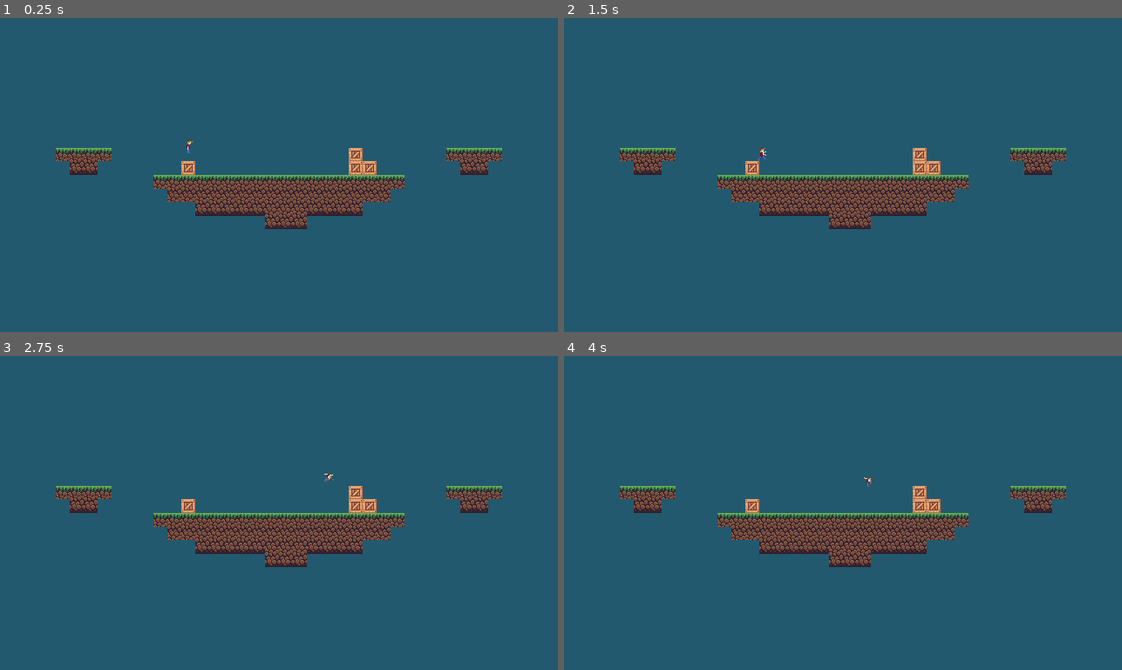
Above: before the commit, frames 1-4 (two rows, left to right).
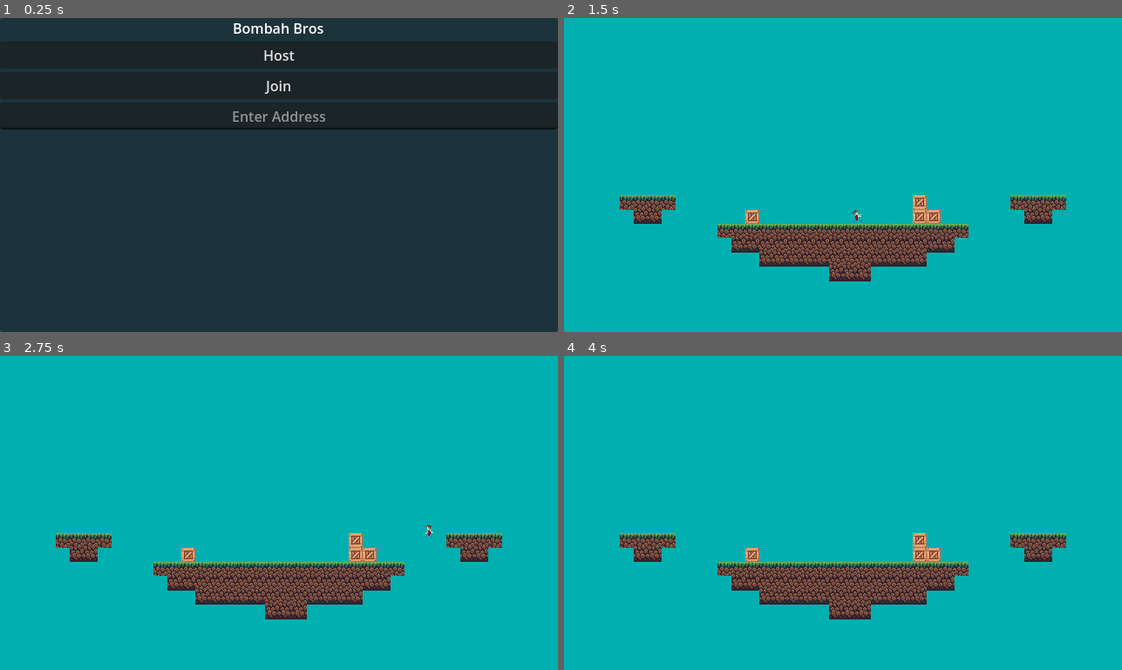
Above: after the commit, the same moments.

Repository: jaydensipe/Bombah-Bros
Game: Godot game, scene res://Global/Game.tscn
Two runs of this game, one before a commit and one after it. Both use one fixed random seed, a clock stepped at 60 frames per second and the inputs below.
Inputs (mouse positions are in pixels of both pictures, inside the frame that each line leads up to):
- Up to frame 1 (0.25 s): no input
- Up to frame 2 (1.5 s): click (843, 55) at 0.5 s, where only the run after the commit has a clickable "Host"; tap Enter at 1.25 s; move the mouse to (965, 159) at 1.27 s; press the mouse at (965, 159) at 1.28 s; hold D (Right) from 1.28 s (still down)
- Up to frame 3 (2.75 s): keep holding D (Right); tap Space (Jump) at 1.52, 1.55, 1.82, 2.1, 2.27, 2.57 s; move the mouse to (167, 528) at 2.02 s; release the mouse at (167, 528) at 2.03 s; click (167, 528) at 2.3 s
- Up to frame 4 (4 s): move the mouse to (898, 443) at 2.77 s; release D (Right) at 2.78 s; press the mouse at (898, 443) at 2.78 s; hold A (Left) 2.78-3.53 s; tap Space (Jump) at 3.05, 3.5, 3.77 s; move the mouse to (815, 575) at 3.52 s; release the mouse at (815, 575) at 3.53 s; hold D (Right) from 3.53 s (still down); click (815, 575) at 3.6 s

The runs differ from the first frame. In frame 1, 98% of the frame differs, in the area x 0-100%, y 0-100%; in frame 2, 100%; in frame 3, 100%; in frame 4, 100%.

Commit message:
Pre physics character

Diff:
--- /dev/null
+++ b/Assets/GUI/MainMenu/MainMenu.gd
@@ -0,0 +1,10 @@
+extends CanvasLayer
+
+signal host_pressed
+signal join_pressed
+
+func _on_host_button_pressed():
+	emit_signal("host_pressed")
+
+func _on_join_button_pressed():
+	emit_signal("join_pressed")
--- /dev/null
+++ b/Assets/GUI/MainMenu/MainMenu.tscn
@@ -0,0 +1,41 @@
+[gd_scene load_steps=2 format=3 uid="uid://cv71ca482gtil"]
+
+[ext_resource type="Script" path="res://Assets/GUI/MainMenu/MainMenu.gd" id="1_2ensq"]
+
+[node name="MainMenu" type="CanvasLayer"]
+script = ExtResource("1_2ensq")
+
+[node name="PanelContainer" type="PanelContainer" parent="."]
+anchors_preset = 15
+anchor_right = 1.0
+anchor_bottom = 1.0
+grow_horizontal = 2
+grow_vertical = 2
+
+[node name="MarginContainer" type="MarginContainer" parent="PanelContainer"]
+layout_mode = 2
+
+[node name="VBoxContainer" type="VBoxContainer" parent="PanelContainer/MarginContainer"]
+layout_mode = 2
+
+[node name="Label" type="Label" parent="PanelContainer/MarginContainer/VBoxContainer"]
+layout_mode = 2
+text = "Bombah Bros"
+horizontal_alignment = 1
+vertical_alignment = 1
+
+[node name="HostButton" type="Button" parent="PanelContainer/MarginContainer/VBoxContainer"]
+layout_mode = 2
+text = "Host"
+
+[node name="JoinButton" type="Button" parent="PanelContainer/MarginContainer/VBoxContainer"]
+layout_mode = 2
+text = "Join"
+
+[node name="AddressEntry" type="LineEdit" parent="PanelContainer/MarginContainer/VBoxContainer"]
+layout_mode = 2
+placeholder_text = "Enter Address"
+alignment = 1
+
+[connection signal="pressed" from="PanelContainer/MarginContainer/VBoxContainer/HostButton" to="." method="_on_host_button_pressed"]
+[connection signal="pressed" from="PanelContainer/MarginContainer/VBoxContainer/JoinButton" to="." method="_on_join_button_pressed"]
--- /dev/null
+++ b/Entities/Bomb/Bomb.tscn
@@ -0,0 +1,14 @@
+[gd_scene load_steps=3 format=3 uid="uid://b18k6wl2vwigw"]
+
+[ext_resource type="Texture2D" uid="uid://ds6n037nxh5nk" path="res://Assets/Items/Bomb/bomb.png" id="1_vae1h"]
+
+[sub_resource type="CircleShape2D" id="CircleShape2D_f5cyl"]
+radius = 6.0
+
+[node name="Bomb" type="RigidBody2D"]
+
+[node name="CollisionShape2D" type="CollisionShape2D" parent="."]
+shape = SubResource("CircleShape2D_f5cyl")
+
+[node name="Sprite2D" type="Sprite2D" parent="."]
+texture = ExtResource("1_vae1h")
--- a/Entities/Player/Player.gd
+++ b/Entities/Player/Player.gd
@@ -6,66 +6,82 @@
 @export var jump_height: int = -300
 @export_range(0.0, 1.0) var friction: float = 0.1
 @export_range(0.0 , 1.0) var acceleration: float = 0.25
+@export var state = PLAYER_STATES.ON_GROUND
+@export var vel = self.velocity
 var gravity: float = ProjectSettings.get_setting("physics/2d/default_gravity")
-var is_throwing: bool = false
-var state = PLAYER_STATES.ON_GROUND :
-	set = set_player_state
 
 enum PLAYER_STATES {IDLE, IN_AIR, ON_GROUND, THROWING}
 
 # Instances
 @onready var anim_tree = $AnimationTree
+@onready var bomb_instance = preload("res://Entities/Bomb/Bomb.tscn")
 @onready var anim_state_machine: AnimationNodeStateMachinePlayback = $AnimationTree.get("parameters/playback")
+@onready var body = $Body
 @onready var head = $Body/Head
 
+func _enter_tree():
+	set_multiplayer_authority(str(name).to_int())
+
 func _physics_process(delta) -> void:
+	if (not is_multiplayer_authority()): return
+
 	move_player(delta)
-	hold_throw(delta)
+	hold_throw()
 	head.look_at(get_global_mouse_position())
 
 func move_player(delta) -> void:
 	if !is_on_floor():
-		state = PLAYER_STATES.IN_AIR
+		set_player_state.rpc(PLAYER_STATES.IN_AIR)
 	else:
-		state = PLAYER_STATES.ON_GROUND
+		set_player_state.rpc(PLAYER_STATES.ON_GROUND)
 
 	velocity.y += gravity * delta
+	vel.x = velocity.x
+
+	flip_body()
 
 	# Moving
 	var dir = Input.get_axis("Left", "Right")
 	if dir != 0:
 		velocity.x = lerp(velocity.x, dir * speed, acceleration)
-
-		flip_body(dir)
 	else:
 		velocity.x = lerp(velocity.x, 0.0, friction)
 
-		anim_state_machine.travel("Idle")
+		if (state == PLAYER_STATES.ON_GROUND):
+			set_player_state.rpc(PLAYER_STATES.IDLE)
 
 	move_and_slide()
 
 	# Jumping
-	if Input.is_action_just_pressed("Jump") and state == PLAYER_STATES.ON_GROUND:
-		state = PLAYER_STATES.IN_AIR
+	if Input.is_action_just_pressed("Jump") and (state == PLAYER_STATES.ON_GROUND or state == PLAYER_STATES.IDLE):
+		set_player_state.rpc(PLAYER_STATES.IN_AIR)
 		velocity.y = jump_height
 
-func hold_throw(delta) -> void:
+func hold_throw() -> void:
+	if (Input.is_action_just_released("Hold_Attack")):
+		bomb_instance.instantiate()
+
+
 	if (Input.is_action_pressed("Hold_Attack")):
-		state = PLAYER_STATES.THROWING
+		set_player_state.rpc(PLAYER_STATES.THROWING)
 
-func flip_body(dir) -> void:
-	transform.x.x = dir
-	head.rotation -= PI
+func flip_body() -> void:
+	var direction = sign(get_global_mouse_position().x - global_position.x)
+	if direction < 0:
+		body.scale.x = body.scale.y * -1
+	else:
+		body.scale.x = body.scale.y * 1
 
+@rpc("call_local")
 func set_player_state(new_state):
 	match new_state:
 		PLAYER_STATES.IDLE:
 			anim_state_machine.travel("Idle")
 		PLAYER_STATES.IN_AIR:
-			pass
+			anim_tree.set("parameters/RunningAndSpinning/RunSpinBlend/blend_amount", 0.0)
 		PLAYER_STATES.ON_GROUND:
 			anim_state_machine.travel("RunningAndSpinning")
-			anim_tree.set("parameters/RunningAndSpinning/RunTimeScale/scale", velocity.x * 0.035)
+			anim_tree.set("parameters/RunningAndSpinning/RunTimeScale/scale", vel.x * 0.04)
 			anim_tree.set("parameters/RunningAndSpinning/RunSpinBlend/blend_amount", 0.0)
 		PLAYER_STATES.THROWING:
 			anim_state_machine.travel("RunningAndSpinning")
--- a/Entities/Player/Player.tscn
+++ b/Entities/Player/Player.tscn
@@ -126,18 +126,50 @@
 
 [sub_resource type="AnimationNodeStateMachineTransition" id="AnimationNodeStateMachineTransition_c24e4"]
 
+[sub_resource type="AnimationNodeStateMachineTransition" id="AnimationNodeStateMachineTransition_5hs04"]
+
 [sub_resource type="AnimationNodeStateMachine" id="AnimationNodeStateMachine_aqjp4"]
 states/Idle/node = SubResource("AnimationNodeAnimation_lr30s")
 states/Idle/position = Vector2(520, 100.593)
 states/RunningAndSpinning/node = SubResource("AnimationNodeBlendTree_o3rm4")
 states/RunningAndSpinning/position = Vector2(709.667, 98.9465)
 states/Start/position = Vector2(376.667, 101.827)
-transitions = ["Start", "Idle", SubResource("AnimationNodeSt …(164 unchanged characters)… mationNodeStateMachineTransition_c24e4")]
+transitions = ["Start", "Idle", SubResource("AnimationNodeSt …(164 unchanged characters)… mationNodeStateMachineTransition_c24e4"), "RunningAndSpinning", "End", SubResource("AnimationNodeStateMachineTransition_5hs04")]
 graph_offset = Vector2(-219, 50)
 
 [sub_resource type="AnimationNodeStateMachinePlayback" id="AnimationNodeStateMachinePlayback_h7y72"]
 
+[sub_resource type="SceneReplicationConfig" id="SceneReplicationConfig_ammij"]
+properties/0/path = NodePath(".:position")
+properties/0/spawn = true
+properties/0/sync = true
+properties/1/path = NodePath(".:rotation")
+properties/1/spawn = true
+properties/1/sync = true
+properties/2/path = NodePath("Body/Head:rotation")
+properties/2/spawn = true
+properties/2/sync = true
+properties/3/path = NodePath(".:speed")
+properties/3/spawn = true
+properties/3/sync = true
+properties/4/path = NodePath(".:friction")
+properties/4/spawn = true
+properties/4/sync = true
+properties/5/path = NodePath(".:acceleration")
+properties/5/spawn = true
+properties/5/sync = true
+properties/6/path = NodePath(".:state")
+properties/6/spawn = true
+properties/6/sync = true
+properties/7/path = NodePath(".:vel")
+properties/7/spawn = true
+properties/7/sync = true
+properties/8/path = NodePath("Body:scale")
+properties/8/spawn = true
+properties/8/sync = true
+
 [node name="Player" type="CharacterBody2D"]
+z_index = 1
 script = ExtResource("1_kruu1")
 speed = 125
 friction = 0.4
@@ -186,4 +218,5 @@
 parameters/RunningAndSpinning/RunTimeScale/scale = 1.0
 parameters/RunningAndSpinning/SpinTimeScale/scale = 8.0
 
-[node name="Line2D" type="Line2D" parent="."]
+[node name="MultiplayerSynchronizer" type="MultiplayerSynchronizer" parent="."]
+replication_config = SubResource("SceneReplicationConfig_ammij")
--- /dev/null
+++ b/Global/Game.gd
@@ -0,0 +1,58 @@
+extends Node
+
+# Instances
+@onready var gui: Node2D = $GUI
+@onready var players: Node2D = $Players
+@onready var current_map: Node2D = $"Current Map"
+var main_menu = load("res://Assets/GUI/MainMenu/MainMenu.tscn").instantiate()
+var player = preload("res://Entities/Player/Player.tscn")
+var map = preload("res://Stages/MapGrass/MapGrass.tscn")
+
+# Server Settings
+const PORT = 9999
+var enet_peer = ENetMultiplayerPeer.new()
+
+# Called when the node enters the scene tree for the first time.
+func _ready():
+	load_main_menu()
+
+func load_main_menu():
+	main_menu.host_pressed.connect(_host_server)
+	main_menu.join_pressed.connect(_join_server)
+
+	load_ui_element(main_menu)
+
+func _host_server():
+	remove_ui_element(main_menu)
+
+	add_map()
+
+	enet_peer.create_server(PORT)
+	multiplayer.multiplayer_peer = enet_peer
+	multiplayer.peer_connected.connect(add_player)
+
+	add_player(multiplayer.get_unique_id())
+
+func _join_server():
+	remove_ui_element(main_menu)
+
+	add_map()
+
+	enet_peer.create_client("localhost", PORT)
+	multiplayer.multiplayer_peer = enet_peer
+
+func add_map():
+	current_map.add_child(map.instantiate())
+
+func add_player(peer_id):
+	var ply = player.instantiate()
+	ply.name = str(peer_id)
+
+	players.add_child(ply)
+
+func load_ui_element(ui: CanvasLayer):
+	gui.add_child(ui)
+
+func remove_ui_element(ui: CanvasLayer):
+	gui.remove_child(ui)
+	ui.queue_free()
--- a/Global/Game.tscn
+++ b/Global/Game.tscn
@@ -1,11 +1,11 @@
-[gd_scene load_steps=3 format=3 uid="uid://d3yr8oh7m7byk"]
+[gd_scene load_steps=2 format=3 uid="uid://d3yr8oh7m7byk"]
 
-[ext_resource type="PackedScene" uid="uid://cavehbvpr3pdr" path="res://Stages/MapGrass/MapGrass.tscn" id="1_c5jvu"]
-[ext_resource type="PackedScene" uid="uid://by0cg54hrj2v7" path="res://Entities/Player/Player.tscn" id="2_os784"]
+[ext_resource type="Script" path="res://Global/Game.gd" id="1_ma1et"]
 
 [node name="Game" type="Node2D"]
+script = ExtResource("1_ma1et")
+metadata/_edit_group_ = true
 metadata/_edit_lock_ = true
-metadata/_edit_group_ = true
 
 [node name="Camera2D" type="Camera2D" parent="."]
 position = Vector2(4.76837e-07, 0)
@@ -13,12 +13,12 @@
 scale = Vector2(9.19958, -2.90918)
 
 [node name="Current Map" type="Node2D" parent="."]
-
-[node name="MapGrass" parent="Current Map" instance=ExtResource("1_c5jvu")]
-scale = Vector2(1, 0.975796)
+position = Vector2(0, 56)
 
 [node name="Players" type="Node2D" parent="."]
 
-[node name="Player" parent="Players" instance=ExtResource("2_os784")]
-position = Vector2(-104, -64)
-acceleration = 0.05
+[node name="GUI" type="Node2D" parent="."]
+
+[node name="MultiplayerSpawner" type="MultiplayerSpawner" parent="."]
+_spawnable_scenes = PackedStringArray("res://Entities/Player/Player.tscn")
+spawn_path = NodePath("../Players")
--- a/Stages/MapGrass/MapGrass.tscn
+++ b/Stages/MapGrass/MapGrass.tscn
@@ -3521,8 +3521,16 @@
 sources/1 = SubResource("TileSetAtlasSource_k3nof")
 pattern_0 = SubResource("TileMapPattern_5wmrr")
 
+[sub_resource type="CanvasTexture" id="CanvasTexture_f8ek2"]
+
 [node name="MapGrass" type="TileMap"]
 scale = Vector2(1, 1.02732)
 tile_set = SubResource("TileSet_1o6wj")
 format = 2
-layer_0/tile_data = PackedInt32Array(1, 131073, 0, 2, 131073 …(522 unchanged characters)… , 1, 131066, 131073, 1, 131065, 131073, 1, 131064, 131073, 1, 65540, 131073, 1, 65541, 131073, 1, 65542, 131073, 1, 65543, 131073, 1, 196604, 131073, 2, 196603, 131073, 2,  …(454 unchanged characters)…
+layer_0/tile_data = PackedInt32Array(1, 131073, 0, 2, 131073 …(522 unchanged characters)… , 1, 131066, 131073, 1, 131065, 131073, 2, 131064, 131073, 2, 65540, 131073, 1, 65541, 131073, 1, 65542, 131073, 2, 65543, 131073, 2, 196604, 131073, 2, 196603, 131073, 2,  …(454 unchanged characters)…
+
+[node name="Sky" type="Sprite2D" parent="."]
+modulate = Color(0, 0.686275, 0.686275, 1)
+show_behind_parent = true
+scale = Vector2(1402.97, 734.048)
+texture = SubResource("CanvasTexture_f8ek2")
--- a/project.godot
+++ b/project.godot
@@ -14,6 +14,7 @@
 config/description="BombahBros!"
 run/main_scene="res://Global/Game.tscn"
 config/features=PackedStringArray("4.0", "Forward Plus")
+run/max_fps=144
 boot_splash/bg_color=Color(0.917647, 0.576471, 0, 1)
 config/icon="res://icon.svg"
 
Binary file added: Assets/Items/Bomb/bomb.png
Not shown, added: Assets/Items/Bomb/bomb.png.import
Not shown: 1 places in Entities/Player/Player.tscn that only renumber resources
Not shown: 1 places in Stages/MapGrass/MapGrass.tscn that only renumber resources
